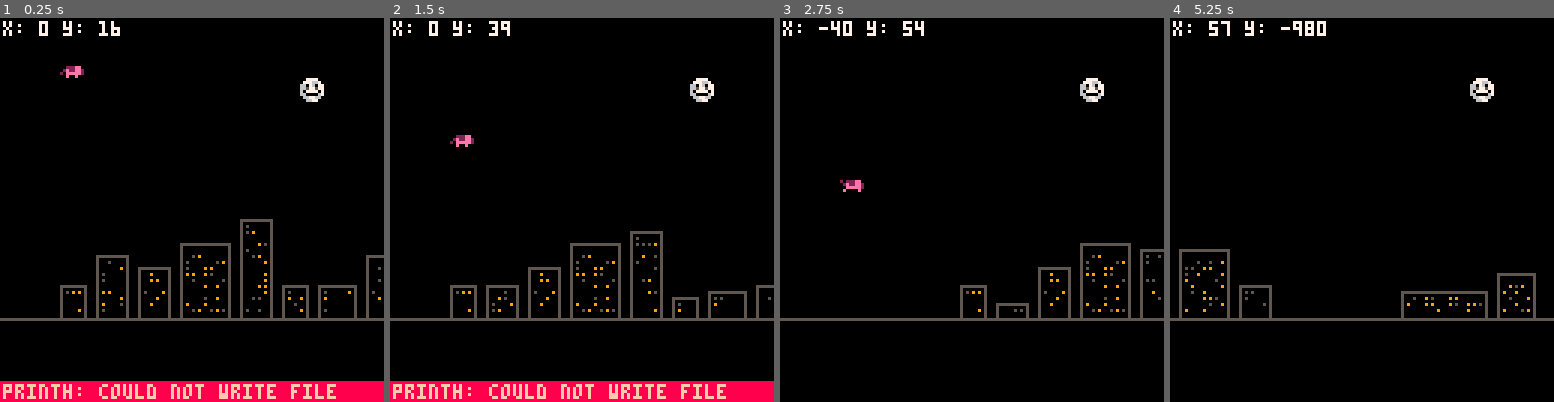
Above: before the commit, frames 1-4 (left to right).
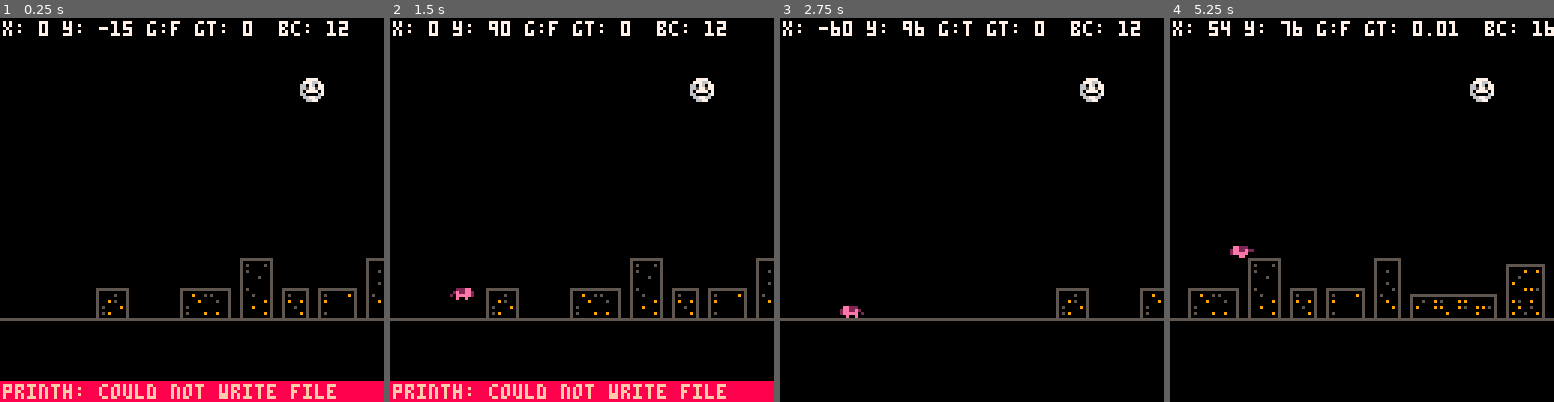
Above: after the commit, the same moments.

Repository: mbrc12/oinkjam
Game: PICO-8 cartridge oink.p8
Same seed, same stepped clock (60 frames per second), same inputs: the game is played once before the commit and once after it.
Inputs:
- Up to frame 1 (0.25 s): no input
- Up to frame 2 (1.5 s): tap O (Z key) at 0.33, 0.7, 1.43 s; tap X (X key) at 1.07 s
- Up to frame 3 (2.75 s): hold Left 1.97-2.37 s; tap X (X key) at 2.07, 2.4, 2.73 s; tap O (Z key) at 2.22 s; hold Down from 2.42 s (still down)
- Up to frame 4 (5.25 s): release Down at 2.82 s; hold Right 2.87-3.53 s; tap X (X key) every 0.33 s from 3.07 to 5.07 s; tap O (Z key) at 3.1, 3.98, 4.87 s; hold Up 3.58-4.08 s; hold Right 4.13-4.53 s; hold Down 4.58-5.08 s; hold Left from 5.13 s (still down)

The runs differ from the first frame. In frame 1, 3.2% of the frame differs, in the area x 15-100%, y 0-79%; in frame 2, 3.0%; in frame 3, 2.5%; in frame 4, 4.4%, in the area x 2-100%, y 0-79%.

Commit message:
hashed spatial structure

Diff:
--- a/buildings.lua
+++ b/buildings.lua
@@ -1,8 +1,8 @@
 next_building_x = 0
 
---- Buildings are top to bottom
 ---@class Building
 ---@field x number floor x
+---@field y number floor y
 ---@field w number
 ---@field h number
 ---@field decay number
@@ -14,29 +14,42 @@
     local function new_building(lh)
         local w = rand_geom(1 / 3) * 2 + 6
         local h = rand_geom(1 / 8) * 2 + 6
-        h = min(lh + 10, h)
+        if rnd() < flat_building_chance then
+            h = 0
+        end
+        h = min(lh + max_building_height_diff, h)
         return {
             x = next_building_x,
+            y = floor_y - h,
             w = w,
             h = h,
-            decay = rnd() * building_decay_multiplier,
             seed = getseed(),
         }
     end
 
     local todelete = {}
 
-    for _, b in ipairs(buildings) do
+    for i, b in ipairs(buildings) do
         b.decay = b.decay or 0
         if rnd() < b.decay then
             b.h -= 2
         end
+        if i >= 2 and b.h > buildings[i-1].h + max_building_height_diff then
+            b.h = min(b.h, buildings[i-1].h + max_building_height_diff)
+        end
+    end
+
+    -- delete a prefix of buildings
+    for _, b in ipairs(buildings) do
         if b.h <= 0 or b.x + b.w < player.x - 200 then
             add(todelete, b)
+        else
+            break
         end
     end
 
     for _, b in ipairs(todelete) do
+        physics:del(b)
         camera_remove_entity(b, 1)
         del(buildings, b)
     end
@@ -44,6 +57,7 @@
     while next_building_x < player.x + 200 do
         local h = #buildings > 0 and buildings[#buildings].h or 0
         local b = new_building(h)
+        physics:add(b)
         camera_register_entity(b, 1)
         add(buildings, b)
 
@@ -53,11 +67,12 @@
 
 ---@param b Building
 function draw_building(b)
-    rect(b.x, floor_y - b.h - 1, b.x + b.w, floor_y, 5)
+    if b.h <= 0 then return end
+    rect(b.x, b.y, b.x + b.w, b.y + b.h, 5)
     setseed(b.seed)
     local window_chance = 0.3
     for x = b.x + 2, b.x + b.w - 2, 2 do
-        for y = floor_y - b.h + 1, floor_y - 3, 2 do
+        for y = b.y + 2, b.y + b.h - 2, 2 do
             if rnd() < window_chance then
                 local color = rnd() < 0.5 and 9 or 5
                 pset(x, y, color)
--- a/camera.lua
+++ b/camera.lua
@@ -37,13 +37,17 @@
     local cam = cameras[n]
     -- cam.x = cam.x + (x - cam.x) * camera_speed
     cam.x = round(x)
-    if cam.x > camera_reset_threshold then
-        cam.x -= camera_reset_threshold
-        for entity, _ in pairs(cam.entities) do
-            entity.x -= camera_reset_threshold
-        end
-        next_building_x -= camera_reset_threshold
+    if cam.x < camera_reset_threshold then
+        return
     end
+
+    -- logic to reset camera and all entities positions to avoid precision issues
+    cam.x -= camera_reset_threshold
+    for entity, _ in pairs(cam.entities) do
+        entity.x -= camera_reset_threshold
+    end
+    next_building_x -= camera_reset_threshold
+    physics:rebuild()
 end
 
 ---@param n? number camera layer
--- a/core.lua
+++ b/core.lua
@@ -1,23 +1,36 @@
 infty = 16000 -- allow 2xinfty
 delta_t = 1 / 30
-player_speed = 100
+player_speed = 150
 gravity = 400
-building_decay_multiplier = 0.08
+epsilon = 0.0001
+
+building_decay_multiplier = 0 --.08
+max_building_height_diff = 10
+flat_building_chance = 0.3
+
+jump_forgive_time = 0.1
+coyote_time = 0.1
+jump_velocity = 150
 
 floor_y = 100
 
-local floor = {
+floor = {
     x = -infty,
     y = floor_y,
     w = 2 * infty,
     h = infty,
 }
 
-local player = {
+player = {
     x = 0,
     y = 0,
     vx = 0,
     vy = 0,
+    flip = false,
+    grounded = false,
+
+    last_jump_asked = 0,
+    last_grounded = 0,
 
     -- never touched
     w = 8,
@@ -27,56 +40,63 @@
 
 function _init()
     camera_register_entity(player, 1)
+    physics:add(player)
+    physics:add(floor, true)
+    dbg("init")
 end
 
 function minimal_collision(x, y, w, h, x2, y2)
     local earliest_t = 1
     local xf, yf = x2, y2
-    ---@param hit HitResult
-    local function allow(hit)
-        return true
-    end
-    local function work(box)
-        local result = hit(
-            x, y, w, h,
-            box.x, box.y, box.w, box.h,
-            x2, y2
-        )
-        if result and allow(result) then
-            if result.t < earliest_t then
-                earliest_t = result.t
-                xf, yf = result.tx, result.ty
-            end
+
+    ---@param other any
+    ---@param result HitResult
+    local function work(other, result)
+        if result.t < earliest_t then
+            earliest_t = result.t
+            xf, yf = result.tx, result.ty
         end
     end
-    work(floor)
-    for _, b in ipairs(buildings) do
-        work({
-            x = b.x,
-            y = floor_y - b.h - 1,
-            w = b.w,
-            h = b.h,
-        })
-    end
+    physics:query(x, y, w, h, x2, y2, work)
     return xf, yf
 end
 
 function update_player()
+    physics:del(player)
+
+    local local_gravity = gravity
+
+    if isdown("interact") or isdown("up") then
+        player.last_jump_asked = time()
+    else
+        local_gravity = gravity * 2
+    end
+
     local dir = direction()
-    player.vy = min(200, player.vy + gravity * delta_t)
+    player.vy = min(200, player.vy + local_gravity * delta_t)
     player.vx = dir.x * player_speed
 
-    if isdown("interact", true) then
-        player.vy -= 200
+
+    if time() - player.last_jump_asked < jump_forgive_time and
+        time() - player.last_grounded < coyote_time then
+        player.vy = -jump_velocity
     end
 
     --- do collision in two steps to allow sliding on walls
     local x2, y2 = player.x + player.vx * delta_t, player.y + player.vy * delta_t
     local sx, sy = minimal_collision(player.x, player.y, player.w, player.h, x2, player.y)
     local sx2, sy2 = minimal_collision(sx, sy, player.w, player.h, sx, y2)
-    player.vx = (sx2-player.x) / delta_t
-    player.vy = (sy2-player.y) / delta_t
+    if player.vy > 0 and abs(sy2 - player.y) < epsilon then
+        player.grounded = true
+        player.last_grounded = time()
+    else
+        player.grounded = false
+    end
+    player.vx = (sx2 - player.x) / delta_t
+    player.vy = (sy2 - player.y) / delta_t
     player.x, player.y = sx2, sy2
+
+    physics:add(player)
 end
 
 function _update()
@@ -88,33 +108,39 @@
     camera_move(player.x - 20, 1)
 
     cls(0)
+
+    local msg = "x: " .. round(player.x) .. " y: " .. round(player.y) .. " "
+    local time_since_grounded = time() - player.last_grounded
+    msg = msg .. "g:" .. (player.grounded and "t" or "f") .. " gt: " .. round(time_since_grounded) / 100 .. " "
+    msg = msg .. " bc: " .. #buildings
+    print(msg, 1, 1, 7)
+
     line(0, floor_y, infty, floor_y, 5)
     sprite("moon", 100, 20)
-    print("x: " .. round(player.x) .. " y: " .. round(player.y), 1, 1, 7)
 
     camera_enable(1)
 
     draw_buildings()
 
     local t = time()
-    anim("player_run", t, 20 + get_camera(1), player.y)
 
-    -- draw_physics()
+    if player.vx < -epsilon then
+        player.flip = true
+    elseif player.vx > epsilon then
+        player.flip = false
+    end
+
+    if abs(player.vx) < epsilon then
+        sprite("player", player.x, player.y, player.flip)
+    else
+        -- if player.grounded then
+        anim("player_run", t, 20 + get_camera(1), player.y, player.flip)
+        -- else
+        --     sprite("player_jump", player.x, player.y, player.flip)
+        -- end
+    end
+
+    -- physics:draw()
 
     camera()
 end
-
--------------------------
-
--------------------------
-
-function draw_physics()
-    local entities = { floor, player }
-    for _, r in ipairs(entities) do
-        rect(r.x, r.y, r.x + r.w, r.y + r.h, 8)
-    end
-end
-
--------------------------
-
--------------------------
--- a/draw.lua
+++ b/draw.lua
@@ -1,6 +1,7 @@
 ---@enum (key) Sprite
 local sprites = {
     player = { idx = 1 },
+    player_jump = { idx = 2 },
 
     cloud_1 = { idx = 48 },
     cloud_2 = { idx = 49 },
@@ -18,7 +19,8 @@
 ---@param name Sprite
 ---@param x number
 ---@param y number
-function sprite(name, x, y)
+---@param flipx? boolean
+function sprite(name, x, y, flipx)
     local item = sprites[name]
     x = round(x)
     y = round(y)
@@ -28,7 +30,7 @@
     end
     local w = item.w or 1
     local h = item.h or 1
-    spr(item.idx, x, y, w, h)
+    spr(item.idx, x, y, w, h, flipx or false, false)
 end
 
 
@@ -36,7 +38,8 @@
 ---@param t number
 ---@param x number
 ---@param y number
-function anim(name, t, x, y)
+---@param flipx? boolean
+function anim(name, t, x, y, flipx)
     local item = anims[name]
     x = round(x)
     y = round(y)
@@ -47,5 +50,5 @@
     local idx = item.idxs[frame]
     local w = item.w or 1
     local h = item.h or 1
-    spr(idx, x, y, w, h)
+    spr(idx, x, y, w, h, flipx or false, false)
 end
--- a/hit.lua
+++ b/hit.lua
@@ -2,7 +2,7 @@
 
 ---@class HitResult
 ---@field t number time of collision between 0 and 1, or negative if already intersect
----field nx number normal x, either -1, 0 or 1
+---@field nx number normal x, either -1, 0 or 1
 ---@field ny number normal y, either -1, 0 or 1
 ---@field tx number moved x coordinate
 ---@field ty number moved y coordinate
--- a/oink.p8
+++ b/oink.p8
@@ -2,6 +2,7 @@
 version 42
 __lua__
 #include hit.lua
+#include physics.lua
 #include util.lua
 #include draw.lua
 #include input.lua
--- /dev/null
+++ b/physics.lua
@@ -0,0 +1,139 @@
+local cellsize = 16
+
+--- any item put here must have x, y, w, h, cat, mask
+--- if an item is large (like the floor), it will be checked against all other items, so it should be used only for items that are very large and few in number
+physics = {
+    large_items = {},
+    items = {},
+    cells = {},
+}
+
+local function repr(cx, cy)
+    return cx .. "," .. cy
+end
+
+local function unrepr(s)
+    local parts = split(s, ",")
+    return tonum(parts[1]), tonum(parts[2])
+end
+
+local function compute_cells(x, y, w, h)
+    local cells = {}
+    local x1 = flr(x / cellsize)
+    local y1 = flr(y / cellsize)
+    local x2 = flr((x + w) / cellsize)
+    local y2 = flr((y + h) / cellsize)
+    for cy = y1, y2 do
+        for cx = x1, x2 do
+            add(cells, repr(cx, cy))
+        end
+    end
+    return cells
+end
+
+---@param item any
+---@param large? boolean
+function physics:add(item, large)
+    large = large or false
+    if large then
+        self.large_items[item] = true
+        return
+    end
+    local cells = compute_cells(item.x, item.y, item.w, item.h)
+    self.items[item] = cells
+    for _, c in ipairs(cells) do
+        if not self.cells[c] then
+            self.cells[c] = { item }
+        else
+            add(self.cells[c], item)
+        end
+    end
+end
+
+function physics:del(item)
+    if self.large_items[item] then
+        self.large_items[item] = nil
+        return
+    end
+    local cells = self.items[item]
+    for _, c in ipairs(cells) do
+        del(self.cells[c], item)
+    end
+    self.items[item] = nil
+end
+
+function physics:rebuild()
+    -- no need to rebuild large items, they are checked against all other items
+    self.cells = {}
+    for item, _ in pairs(self.items) do
+        self:add(item)
+    end
+end
+
+--- for this to work, speed of anything should not exceed two cells per frame,
+--- which is 32*30 = 960
+---@param x number
+---@param y number
+---@param w number
+---@param h number
+---@param gx number goal x
+---@param gy number goal y
+---@param process fun(other: any, result: HitResult)
+function physics:query(x, y, w, h, gx, gy, process)
+    local current_cells = compute_cells(x, y, w, h)
+    local goal_cells = compute_cells(gx, gy, w, h)
+
+    local visited = {}
+
+    local function work(other)
+        if visited[other] then
+            return
+        end
+
+        visited[other] = true
+
+        local result = hit(
+            x, y, w, h,
+            other.x, other.y, other.w, other.h,
+            gx, gy
+        )
+        if result then
+            process(other, result)
+        end
+    end
+
+    for _, c in ipairs(goal_cells) do
+        for _, o in ipairs(self.cells[c]) do
+            work(o)
+        end
+    end
+    for _, c in ipairs(current_cells) do
+        for _, o in ipairs(self.cells[c]) do
+            work(o)
+        end
+    end
+    for other, _ in pairs(self.large_items) do
+        work(other)
+    end
+end
+
+function physics:draw()
+    for c in pairs(self.cells) do
+        for _, o in ipairs(self.cells[c]) do
+            dbg("cell: ", c, "item: ", o)
+        end
+    end
+
+    for item, _ in pairs(self.items) do
+        dbg("item: ", item)
+        dbg("cells: ", self.items[item])
+        for _, c in ipairs(self.items[item]) do
+            local cell = {unrepr(c)}
+            rect(cell[1] * cellsize, cell[2] * cellsize, cell[1] * cellsize + cellsize, cell[2] * cellsize + cellsize, 1)
+        end
+        rect(item.x, item.y, item.x + item.w, item.y + item.h, 8)
+    end
+    for item, _ in pairs(self.large_items) do
+        rect(item.x, item.y, item.x + item.w, item.y + item.h, 2)
+    end
+end
--- a/util.lua
+++ b/util.lua
@@ -65,7 +65,7 @@
     return cnt
 end
 
----------------------------------------
+--------------------------------------
 
 ---@class Vec2
 Vec2 = { x = 0, y = 0 }
@@ -117,3 +117,15 @@
 function Vec2:len()
     return sqrt(self.x * self.x + self.y * self.y)
 end
+
+---------------------------------------
+
+---@param t table
+---@return number
+function mapsize(t)
+    local count = 0
+    for _, _ in pairs(t) do
+        count = count + 1
+    end
+    return count
+end
Not shown, changed: log.txt
